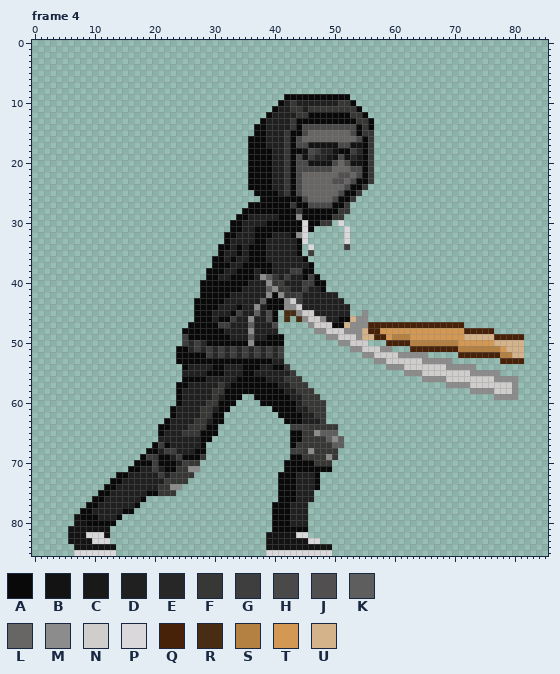
A pixel-art file gets an edit: Спрайты/Персонаж/С маской/Оружие/Бита/Удар/New1/enemybaseball-kick-005.aseprite. Above is the file before it was changed.
86x86 pixels, 5 frames. Colours within 5 levels of each other are drawn and written as one. Shown: frame 4. The old version is drawn lined up with the new one.
Visible layers, top first: "Layer 1", "Layer".
Palette (. is transparent): A #090909  B #141314  C #191919  D #202020  E #282727  F #373736  G #3f3e3e  H #4a4949  J #514f4f  K #5e5e5e  L #686565  M #8d8c8d  N #d0cdcd  P #dad8da  Q #472209  R #482c13  S #b48143  T #d39954  U #d4b38a
Pixels before, frame 4 (only the part around the change), first column x 77:
45 .........
46 .........
47 .........
48 .........
49 QQQQQ....
50 UUUUU....
51 STUUU....
52 QSSUU....
53 .QQQQ....
54 .........
55 M........
56 MMMM.....
57 NNNM.....
58 NNNM.....
59 MMMM.....
60 .........
61 .........
62 .........
63 .........
64 .........
The same view after the edit:
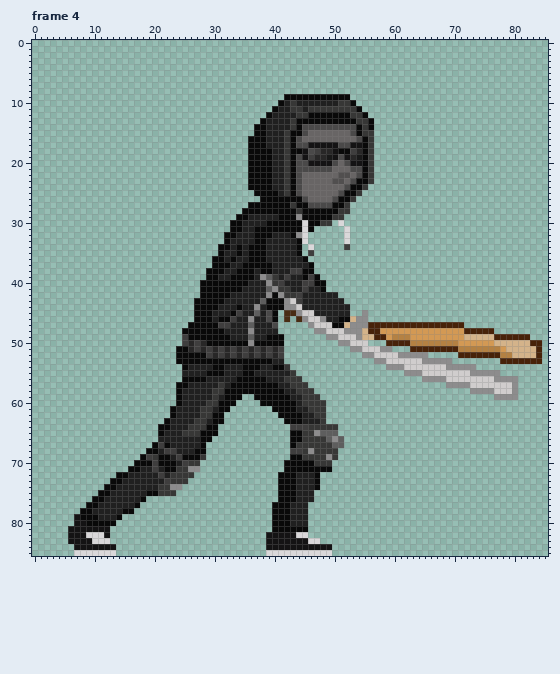
The edit:
whole drawing moved by -4,+0 (the old picture is shown already moved)
Frame 4:
There is now colour Q in row 49 at x 82; in row 50 at x 83 to 84; in rows 51 to 52 at x 84; in row 53 at x 82 to 84.
There is now colour U in row 50 at x 82; in rows 51 to 52 at x 82 to 83.
Where, in picture pixels (left, top, right, bottom), the same in both pictures:
added: (524, 334, 542, 364)
